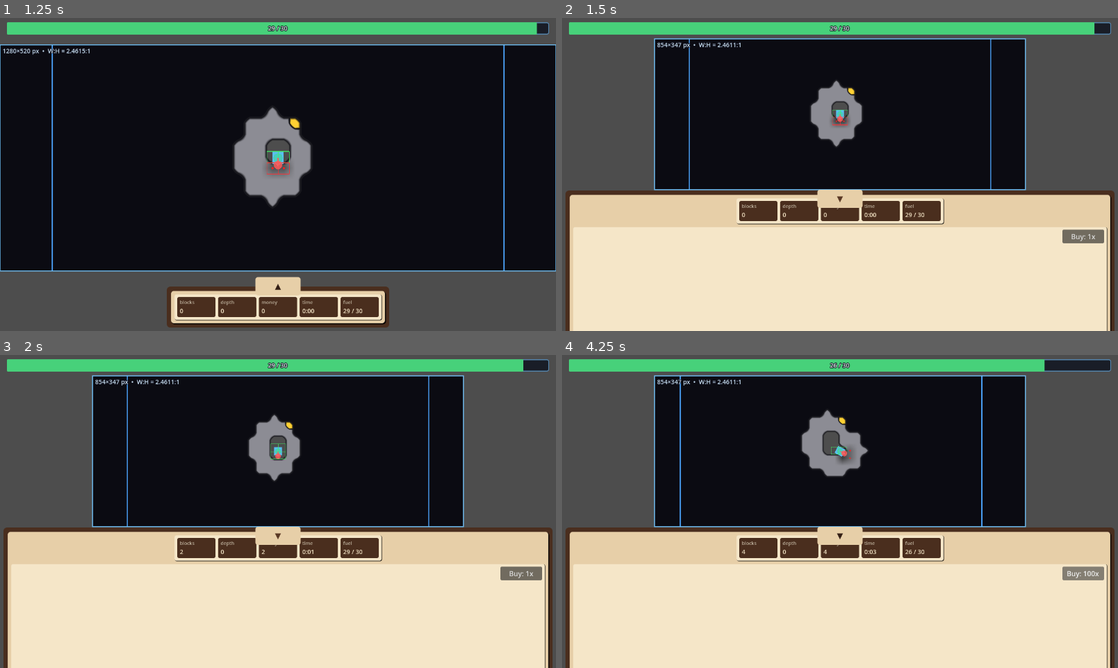
Above: before the commit, frames 1-4 (two rows, left to right).
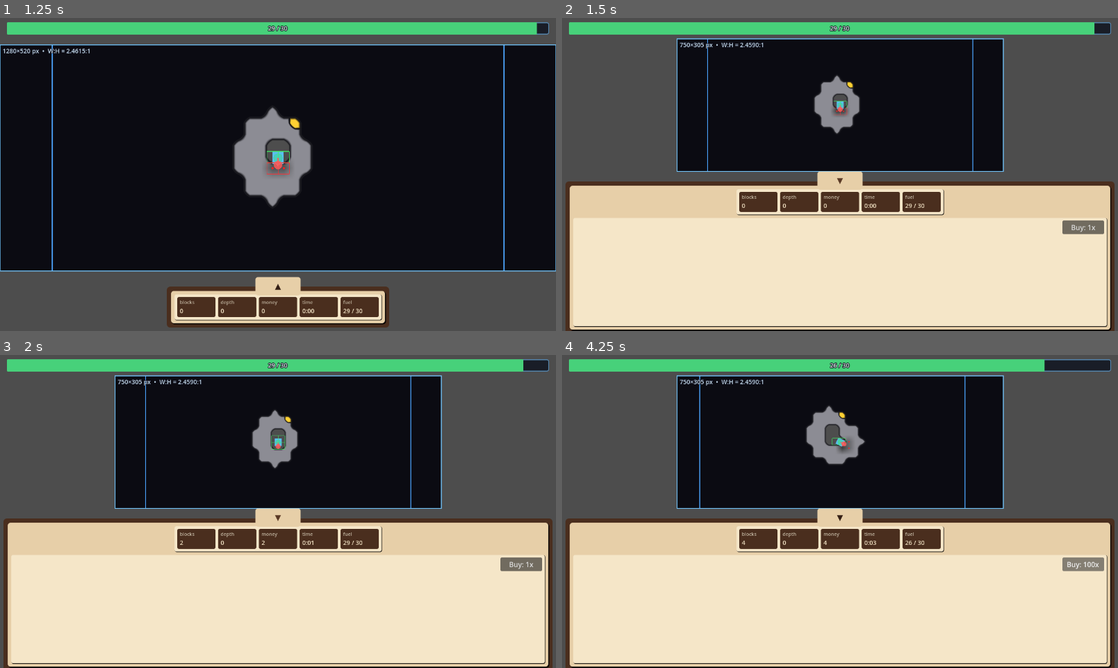
Above: after the commit, the same moments.

Repository: caboyd/blast_game
Game: Godot game, scene res://scenes/prep/Prep.tscn
Two runs of this game, one before a commit and one after it. Both use one fixed random seed, a clock stepped at 60 frames per second and the inputs below.
Inputs:
- Up to frame 1 (1.25 s): click "Start Mission" at 0.5 s
- Up to frame 2 (1.5 s): click "▲" at 1.25 s
- Up to frame 3 (2 s): no input
- Up to frame 4 (4.25 s): click "Buy: 1x" at 2 s; click "Buy: 5x" at 2.75 s; click "Buy: 25x" at 3.5 s

Frame 1 is identical in both runs. In frame 2, 17% of the frame differs, in the area x 0-100%, y 6-100%; in frame 3, 17%; in frame 4, 17%.

Commit message:
Removed hud ugprade code

Diff:
--- a/scripts/ui/BottomHUD.gd
+++ b/scripts/ui/BottomHUD.gd
@@ -36,7 +36,7 @@
 			upgrades_grid.columns_horizontal = upgrades_columns_horizontal
 
 ## Bottom edge inset when the HUD is fully open (matches panel height from bottom).
-@export var expanded_offset_top: float = -288.0
+@export var expanded_offset_top: float = -330.0
 
 ## Horizontal inset from screen edges when expanded (anchor left/right 0..1).
 @export var expanded_margin_horizontal: float = 8.0
@@ -76,7 +76,6 @@
 	GameStatistics.stats_changed.connect(_on_stats_changed)
 	if not GameStatistics.fuel_changed.is_connected(_on_fuel_changed):
 		GameStatistics.fuel_changed.connect(_on_fuel_changed)
-	UpgradeBus.upgrade_purchased.connect(_on_upgrade_purchased)
 	refresh()
 	set_process(_stat_items.has(&"time"))
 	if not get_viewport().size_changed.is_connected(_on_viewport_size_changed_fit_stats):
@@ -92,7 +91,6 @@
 func _on_upgrade_batch_btn_pressed() -> void:
 	_upgrade_batch_index = (_upgrade_batch_index + 1) % UPGRADE_BATCH_REQUESTS.size()
 	_refresh_upgrade_batch_button()
-	_refresh_upgrades()
 
 
 func _on_collapse_handle_pressed() -> void:
@@ -196,14 +194,8 @@
 func _on_fuel_changed(_current: float, _max: float) -> void:
 	refresh()
 
-
 func _on_stats_changed() -> void:
 	refresh()
-
-
-func _on_upgrade_purchased(_id: StringName, _new_level: int) -> void:
-	_refresh_upgrades()
-
 
 func _build_stats() -> void:
 	for c in stats_grid.get_children():
@@ -264,9 +256,6 @@
 	return 0
 
 
-func _stat_value_for_source(sid: StringName, stat_id: StringName) -> int:
-	return 0
-
 func _cost_display_for(uid: StringName) -> String:
 	if not UpgradeBus.can_upgrade(uid):
 		if UpgradeBus.is_maxed(uid) and UpgradeBus.get_level(uid) > 0:
@@ -354,9 +343,9 @@
 
 func _format_mission_elapsed(sec: float) -> String:
 	var t: int = maxi(0, int(floorf(sec)))
-	var h: int = t / 3600
+	var h: int = int(t / 3600)
 	t %= 3600
-	var m: int = t / 60
+	var m: int = int(t / 60)
 	var s2: int = t % 60
 	if h > 0:
 		return "%d:%02d:%02d" % [h, m, s2]
@@ -366,46 +355,6 @@
 func _on_upgrade_item_purchase_pressed(upgrade_id: StringName) -> void:
 	UpgradeBus.try_purchase_count(upgrade_id, _current_upgrade_batch_request())
 
-
-func _refresh_upgrades() -> void:
-	for c in upgrades_grid.get_children():
-		if not c is UpgradeItem:
-			continue
-		var it: UpgradeItem = c
-		if it.upgrade_disabled:
-			continue
-		var def: Dictionary = _find_source_def(it.source_id)
-		if def.is_empty():
-			continue
-		var stats_raw = def.get("stats", [])
-		if stats_raw is Array:
-			for st in stats_raw:
-				if st is Dictionary:
-					var stid: StringName = _read_string_name(st, "id")
-					if String(stid).is_empty():
-						continue
-					it.set_stat_value(stid, _stat_value_for_source(it.source_id, stid))
-		var ups_raw = def.get("upgrades", [])
-		if ups_raw is Array:
-			for u in ups_raw:
-				if u is Dictionary:
-					var uid: StringName = _read_string_name(u, "id")
-					if String(uid).is_empty():
-						continue
-					if UpgradeBus.get_max_level(uid) == 0:
-						continue
-					var ulbl: String = str(u.get("label", uid))
-					var purchaseable: bool = UpgradeBus.can_upgrade(uid) and _can_purchase_batch(uid)
-					var affordable: bool = _can_afford_batch(uid) if purchaseable else false
-					it.set_upgrade_state(
-						uid,
-						ulbl,
-						UpgradeBus.get_level(uid),
-						purchaseable,
-						affordable,
-						_cost_display_for(uid),
-						_batch_count_for_display(uid)
-					)
 
 
 func refresh() -> void:
@@ -426,4 +375,3 @@
 				)
 			_:
 				item.set_value("—")
-	_refresh_upgrades()
